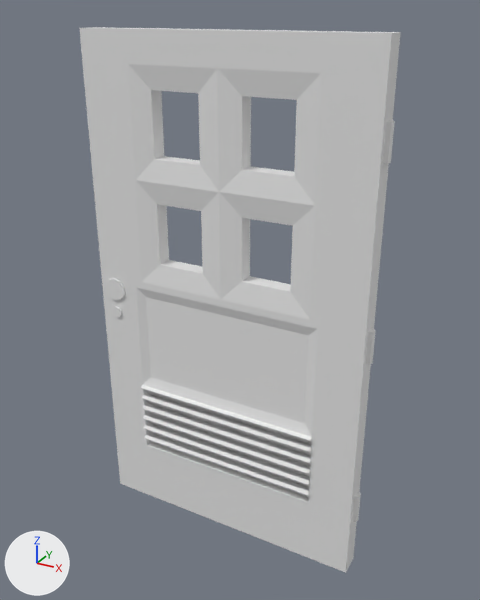
A saved change to the FBX model Assets/Team/Matxado/Mapas/N1_Armazém/Assets/Portas/ExteriorNormalDoor.fbx.
The view is the same before and after, from a camera (50 mm lens) standing at (1.33, -2.3, 2.37) and looking at (0.04, 0.04, 1.2). Lighting does not change. The marker at lower left points along +X, +Y and +Z.

The scene before the commit, as lines of its bpy script (objects in view):
```python
me_portanormalexterior_001 = bpy.data.meshes.new('PortaNormalExterior.001')
me_portanormalexterior_001.from_pydata(...)  # 318 vertices, 260 faces; spans x -1.3..0.02, y -0.07..0.07, z -1.15..1.15
ob_portanormalexterior = bpy.data.objects.new('PortaNormalExterior', me_portanormalexterior_001)
ob_portanormalexterior.location = (0.65, 0.0, 1.15)
```
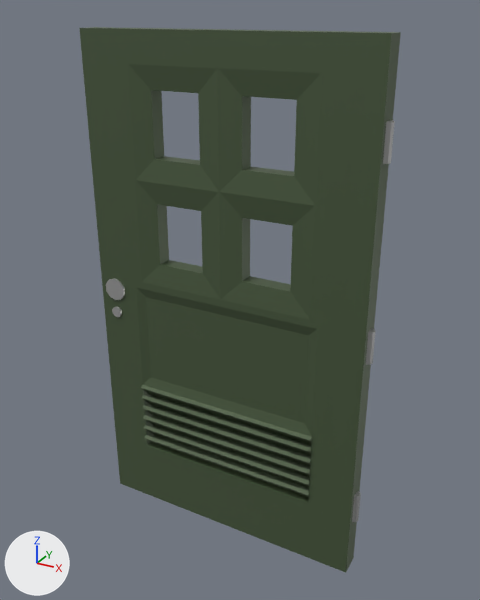
What differs and where, as boxes (x1, y1, x2, y2) in the pictures (480 x 600 px):
part 1 of me_portanormalexterior_001, recoloured (grey to green)
    both: (79, 27, 401, 573)
part 2 of me_portanormalexterior_001, recoloured
    both: (106, 278, 125, 317)
part 3 of me_portanormalexterior_001, recoloured
    both: (352, 120, 395, 522)

Diff of the bpy script that builds the scene:
```diff
--- a/Assets/Team/Matxado/Mapas/N1_Armazém/Assets/Portas/ExteriorNormalDoor.fbx.py
+++ b/Assets/Team/Matxado/Mapas/N1_Armazém/Assets/Portas/ExteriorNormalDoor.fbx.py
@@ mat_verde @@
+mat_verde = principled_material('Verde')
+mat_verde.base_color = (0.072, 0.108, 0.0529)  # dark green #4c5c41
+mat_verde.metallic = 0.2
@@ mat_cinzento @@
+mat_cinzento = principled_material('Cinzento')
+mat_cinzento.base_color = (0.437, 0.437, 0.437)  # grey #b1b1b1
+mat_cinzento.metallic = 0.5
+mat_cinzento.roughness = 0.4
@@ me_portanormalexterior_001 @@
 me_portanormalexterior_001.from_pydata(...)  # 318 vertices, 260 faces; spans x -1.3..0.02, y -0.07..0.07, z -1.15..1.15
 # used by ob_portanormalexterior; location = (0.65, 0.0, 1.15)
+# me_portanormalexterior_001 part 1: 182 of the faces centred in x -1.3..0.0, y -0.06..0.06, z -1.15..1.15 switch from no material to mat_verde (dark green #4c5c41)
+# me_portanormalexterior_001 part 2: 48 of the faces centred in x -1.27..-1.17, y -0.06..0.06, z -0.12..0.06 switch from no material to mat_cinzento (grey #b1b1b1)
+# me_portanormalexterior_001 part 3: 30 of the faces centred in x -0.02..0.02, y -0.02..0.02, z -0.87..0.87 switch from no material to mat_cinzento (grey #b1b1b1)
```
